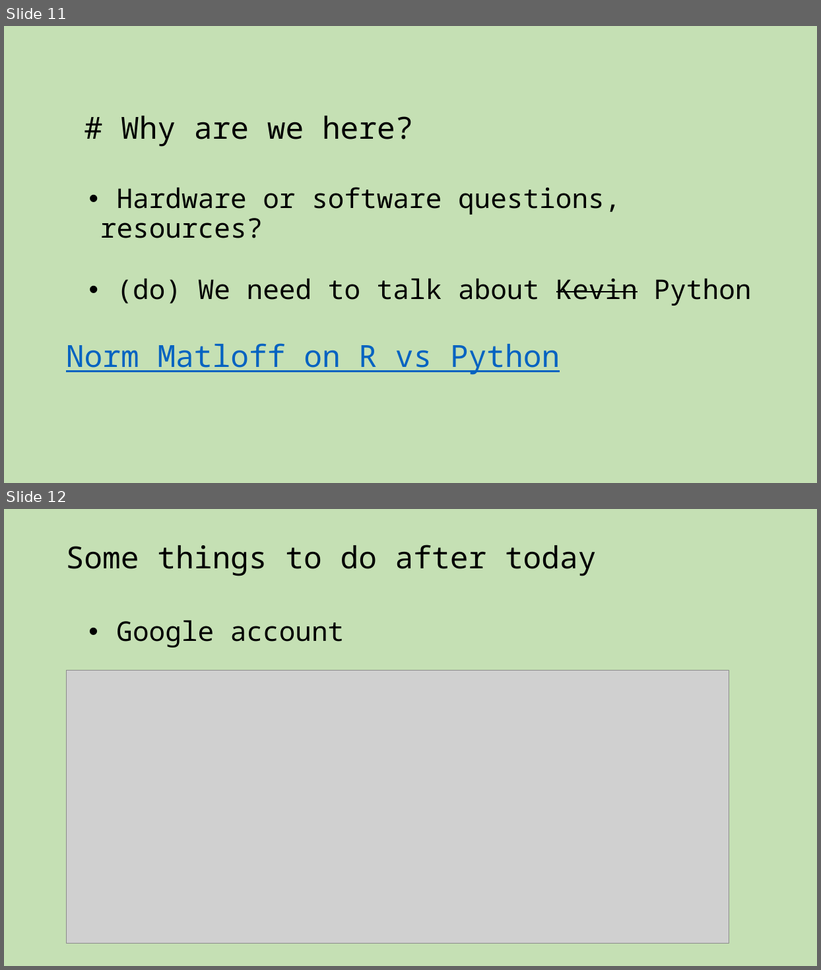
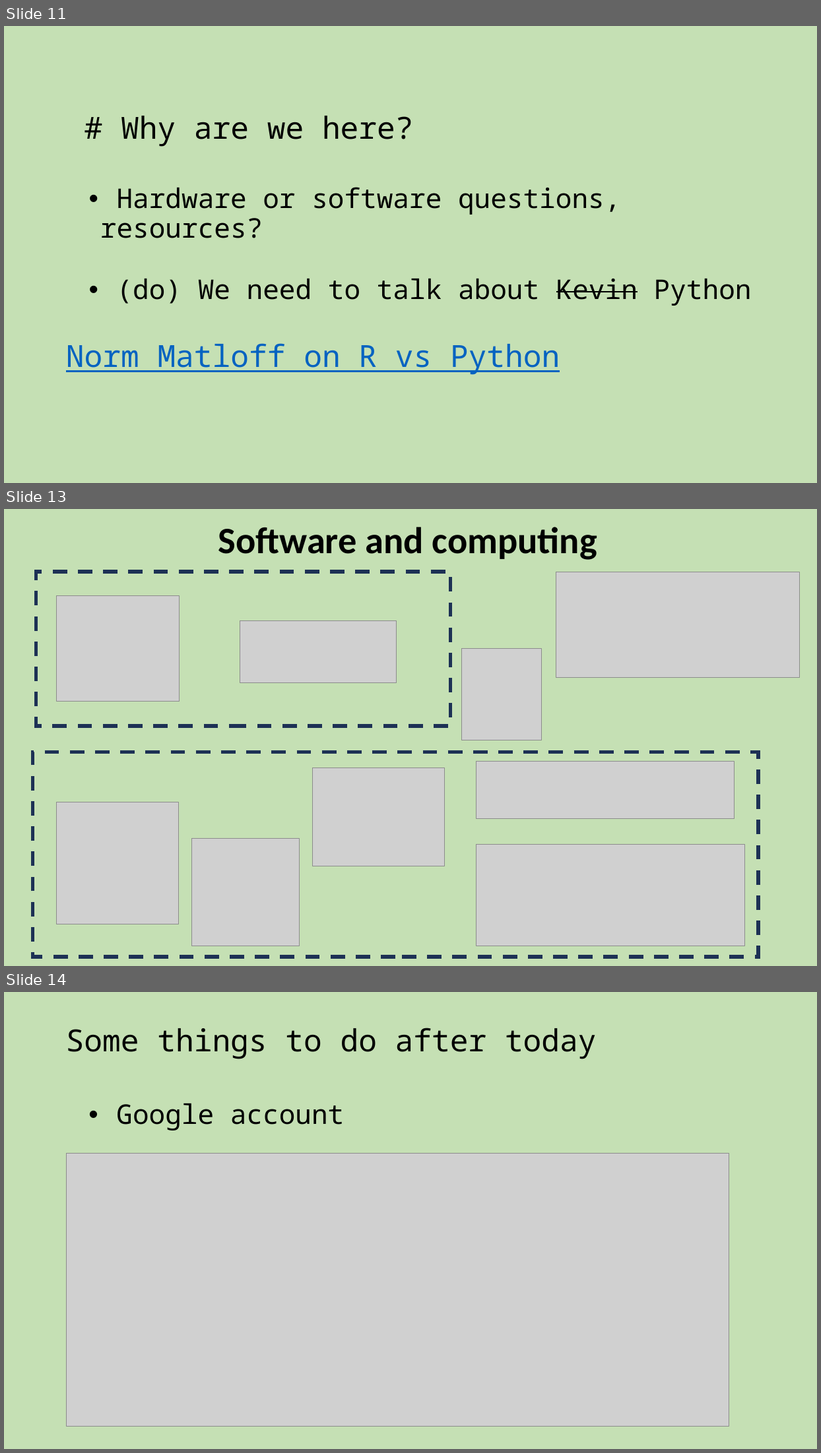
Before and after one commit to C7081-2022/website, a slide deck: docs/lectures/00-course-intro.pptx. Shown one above the other, each under a label of ours: slides 11 and 12 before the commit, slides 11, 13 and 14 after it; the slides between them are not shown. The pictures are 821x970 and 821x1453 pixels, drawn with LibreOffice and Linux fonts; fonts in the diff are those of the drawing; grey boxes stand for pictures. Boxes give left, top, right and bottom in pixels: in the first picture for what was removed or moved away, otherwise in the second. Text is boxed around its words. In the diff, an @@ line names an element or a change of style, - is before the commit and + after.

```diff
--- a/docs/lectures/00-course-intro.pptx
+++ b/docs/lectures/00-course-intro.pptx
@@ slide 13 added at (4, 509, 817, 966), background #C5E0B4 @@
@@ text added at (218, 527, 597, 560), 44 pt, text #000000, bold @@
+Software and computing
@@ rectangle added at (36, 572, 451, 726), outline #1E3256 4.25 pt dashed @@
@@ picture added at (556, 572, 800, 677) @@
@@ picture added at (56, 595, 179, 701) @@
@@ picture added at (240, 621, 397, 683) @@
@@ picture added at (462, 649, 542, 740) @@
@@ rectangle added at (32, 753, 758, 957), outline #1E3256 4.25 pt dashed @@
@@ picture added at (476, 762, 734, 819) @@
@@ picture added at (313, 768, 444, 867) @@
@@ picture added at (56, 803, 178, 924) @@
@@ picture added at (192, 838, 300, 947) @@
@@ picture added at (476, 844, 745, 946) @@
@@ what was slide 12 is now slide 14 @@
```
Also in this commit, not shown: 1 other slide added.
